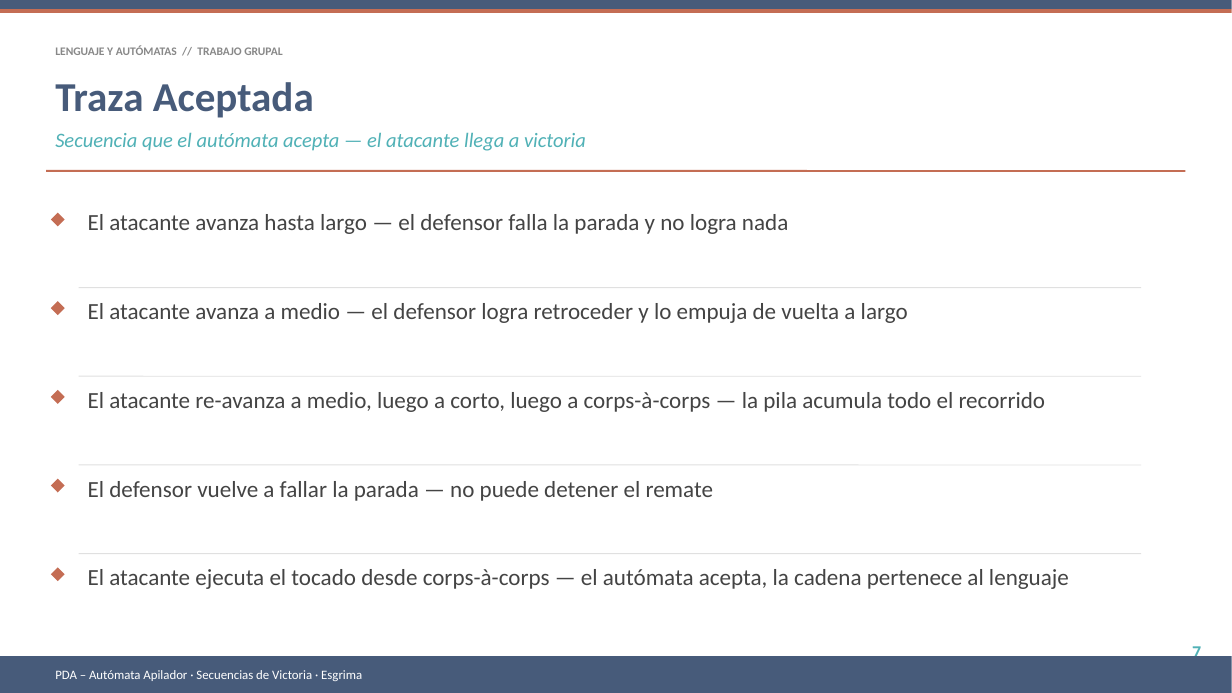
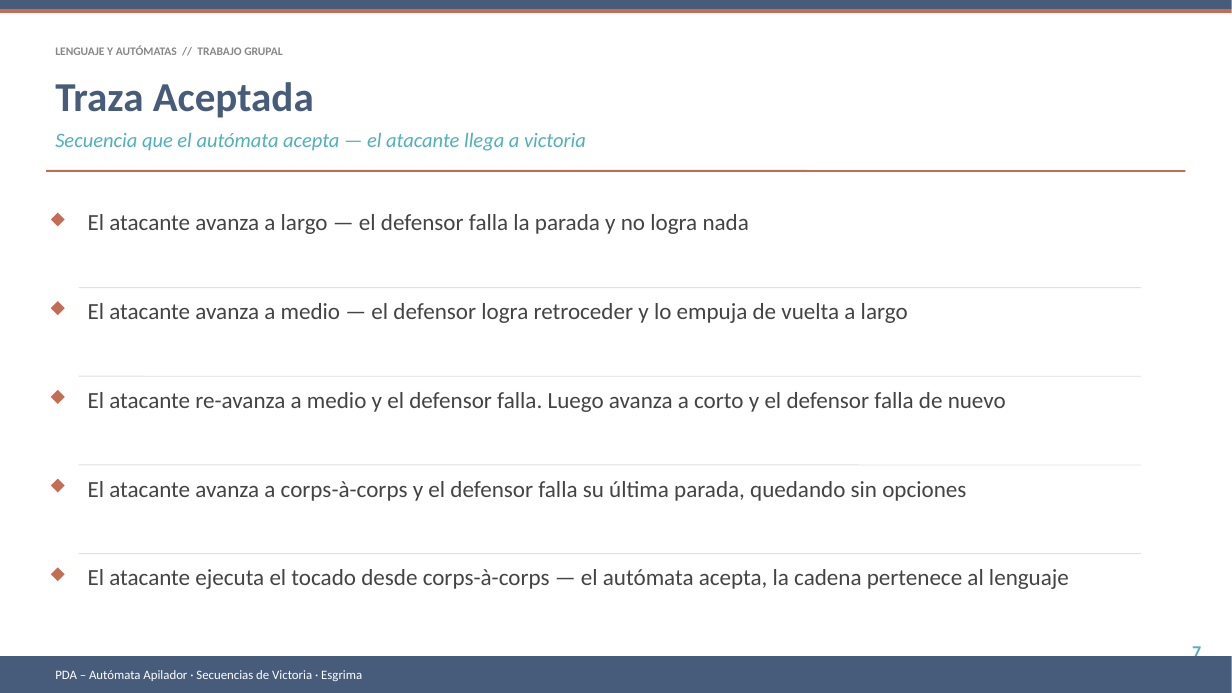
Before and after one commit to Benjamin2150/automata_proyecto, a slide deck: slide 7 of Proyecto_PDA_Esgrima.pptx. Drawn at 1232x693 pixels with LibreOffice and Linux fonts; fonts in the diff are those of the drawing. Boxes give left, top, right and bottom in pixels: in the first picture for what was removed or moved away, otherwise in the second. Text is boxed around its words. In the diff, an @@ line names an element or a change of style, - is before the commit and + after.

```diff
--- a/Proyecto_PDA_Esgrima.pptx
+++ b/Proyecto_PDA_Esgrima.pptx
@@ text at [88, 214, 749, 234]: text changed @@
-El atacante avanza hasta largo — el defensor falla la parada y no logra nada
+El atacante avanza a largo — el defensor falla la parada y no logra nada
@@ text at [88, 392, 1006, 412]: text changed @@
-El atacante re-avanza a medio, luego a corto, luego a corps-à-corps — la pila acumula todo el recorrido
+El atacante re-avanza a medio y el defensor falla. Luego avanza a corto y el defensor falla de nuevo
@@ text at [88, 481, 966, 501]: text changed @@
-El defensor vuelve a fallar la parada — no puede detener el remate
+El atacante avanza a corps-à-corps y el defensor falla su última parada, quedando sin opciones
```
Also in this commit, not shown: 2 other files.
